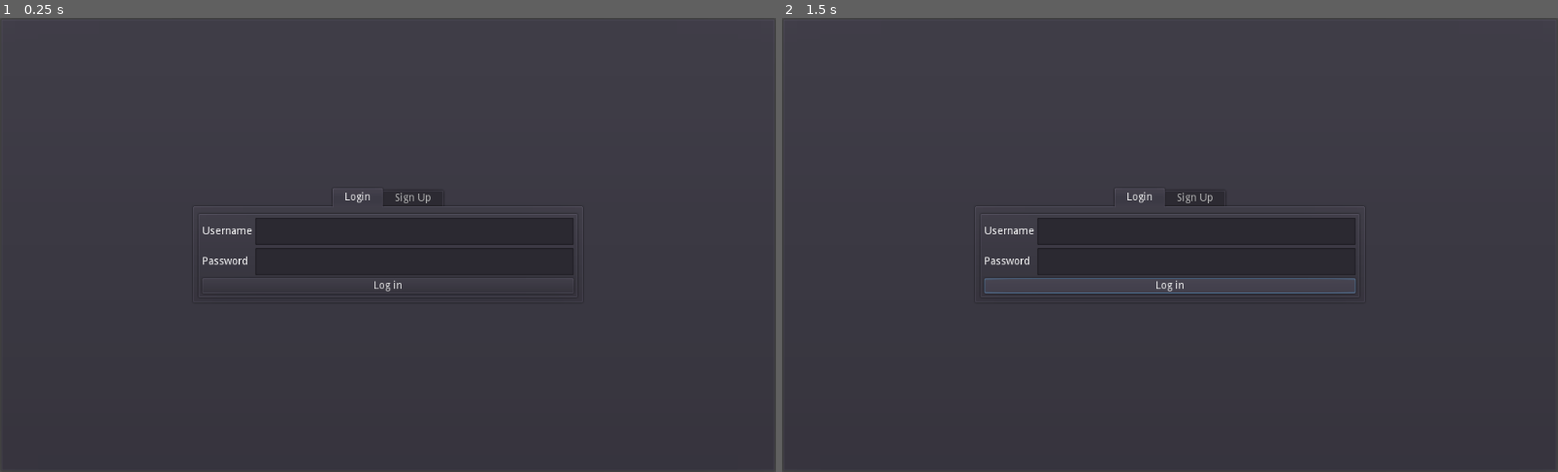
Above: before the commit, frames 1-2 (left to right).
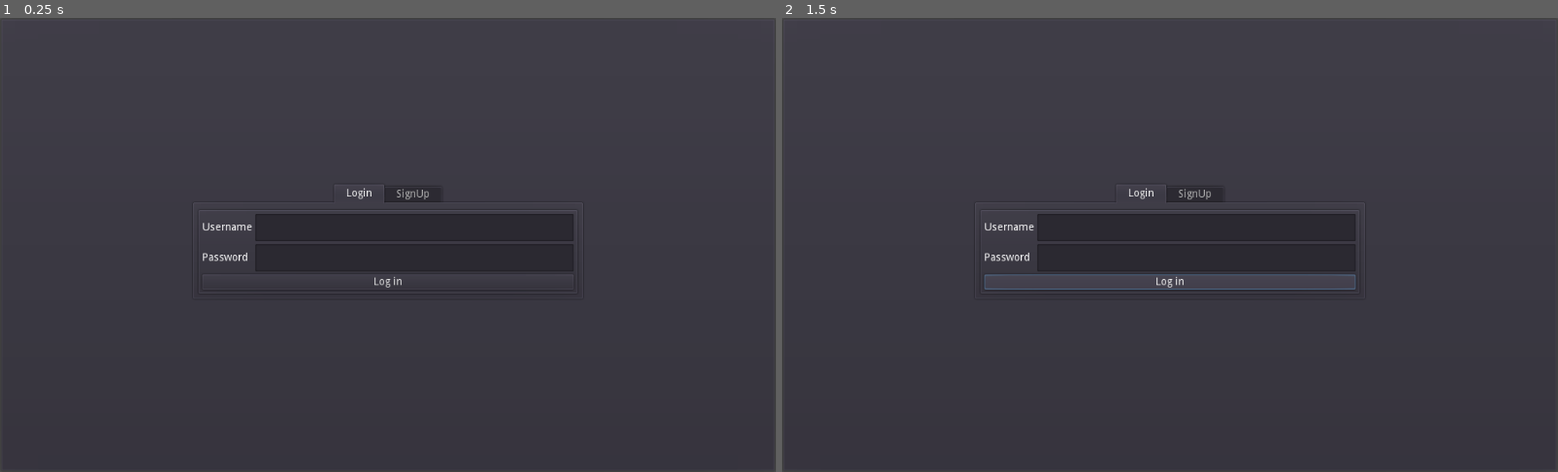
Above: after the commit, the same moments.

Repository: Ridote/godotExperiments3D
Game: Godot game, scene res://GUI/StartMenu/LogSign.tscn
The game is run twice, just before and just after one commit, with the same random seed, the same clock (stepped at 60 frames per second) and the same inputs.
Inputs:
- Up to frame 1 (0.25 s): no input
- Up to frame 2 (1.5 s): click "Log in" at 0.5 s; click "Log in" at 1.25 s

The runs differ from the first frame. In frame 1, 0.6% of the frame differs, in the area x 24-76%, y 37-61%; in frame 2, 1.3%.
Error in both runs: Invalid call. Nonexistent function 'get_peer' in base 'Nil'. (res://Autoloads/Networking/ClientRequest.gd:21)

Commit message:
Login and signup working

Diff:
--- a/RPG/Autoloads/Networking/ClientRequest.gd
+++ b/RPG/Autoloads/Networking/ClientRequest.gd
@@ -2,7 +2,7 @@
 
 const REQUEST_TYPE = {
 	login = "login",
-	signup = "signup"
+	signup = "register"
 }
 
 var ws = null
@@ -24,4 +24,4 @@
 	sendRequest(REQUEST_TYPE.login, {username=username, password=password})
 
 func signup(username, password):
-	sendRequest(REQUEST_TYPE.login, {username=username, password=password})
+	sendRequest(REQUEST_TYPE.signup, {username=username, password=password})
--- a/RPG/Autoloads/Networking/Network.gd
+++ b/RPG/Autoloads/Networking/Network.gd
@@ -11,6 +11,7 @@
 	# We really want to do this before all the manbo jumbo because we want to connect signals from other nodes
 	serverResponse = SERVER_RESPONSE_FACTORY.new()
 	clientRequest = CLIENT_REQUEST_FACTORY.new()
+	add_child(serverResponse)
 
 func _ready():
 	ws = WebSocketClient.new()
@@ -18,9 +19,8 @@
 	ws.connect("connection_established", self, "_connection_established")
 	ws.connect("connection_closed", self, "_connection_closed")
 	ws.connect("connection_error", self, "_connection_error")
-	#var url = "ws://pc.galax.be:1616"
-	var url = "ws://localhost:1616"
-	# var url = "ws://echo.websocket.org"
+	var url = "ws://pc.galax.be:1616"
+	# var url = "ws://localhost:1616"
 	Logger.info("Connecting to " + url, Groups.NETWORKING)
 	ws.connect_to_url(url)
 
--- a/RPG/Autoloads/Networking/ServerResponse.gd
+++ b/RPG/Autoloads/Networking/ServerResponse.gd
@@ -7,8 +7,8 @@
 	signup = "signup"
 }
 
-signal auth_success(success)
-signal signup_success(success)
+signal auth_success(success, msg)
+signal signup_success(success, msg)
 
 func processResponse(packet):
 	Logger.info("Packet received(" + packet.type + ")", Groups.NETWORKING)
@@ -22,10 +22,12 @@
 func auth(status, msg = ""):
 	if status:
 		Logger.info(msg, "Networking")
-		emit_signal("auth_success", true)
+		emit_signal("auth_success", true, msg)
+		# TODO load entry
+		get_tree().quit()
 	else:
 		Logger.error(msg, "Networking")
-		emit_signal("auth_success", false)
+		emit_signal("auth_success", false, msg)
 
 func signup(status, msg=""):
 	if status:
--- a/RPG/Autoloads/Players.gd
+++ b/RPG/Autoloads/Players.gd
@@ -1,6 +1,6 @@
 # warning-ignore-all:unused_class_variable
 extends Node
-
+# TODO REMOVE ME
 var STATS_FACTORY = preload("res://Scenes/Stats.tscn")
 
 var players = []
--- a/RPG/Character.gd
+++ b/RPG/Character.gd
@@ -1,5 +1,5 @@
 extends Spatial
-
+# TODO REMOVE ME
 const STATS_FACTORY = preload("res://Scenes/Stats.tscn")
 
 var ally : int = -1
--- a/RPG/GUI/StartMenu/LogSign.tscn
+++ b/RPG/GUI/StartMenu/LogSign.tscn
@@ -1,13 +1,39 @@
-[gd_scene load_steps=3 format=2]
+[gd_scene load_steps=4 format=2]
 
 [ext_resource path="res://GUI/StartMenu/Login.tscn" type="PackedScene" id=1]
 [ext_resource path="res://GUI/StartMenu/Signup.tscn" type="PackedScene" id=2]
+
+[sub_resource type="GDScript" id=1]
+script/source = "extends PanelContainer
+
+onready var login = $CenterContainer/VBoxContainer/TabContainer/Login/Login
+onready var signup = $CenterContainer/VBoxContainer/TabContainer/SignUp/Signup
+onready var messageContainer =  $CenterContainer/VBoxContainer/MessageContainer
+onready var message =  $CenterContainer/VBoxContainer/MessageContainer/Message
+
+func _ready():
+	if login.connect(\"error\", self, \"_on_error\"):
+		pass
+	if login.connect(\"success\", self, \"_on_success\"):
+		pass
+	if signup.connect(\"error\", self, \"_on_error\"):
+		pass
+	if signup.connect(\"success\", self, \"_on_success\"):
+		pass
+
+func _on_error(msg):
+	messageContainer.visible = true
+	message.text = msg
+
+func _on_success(_msg):
+	messageContainer.visible = false"
 
 [node name="LogSign" type="PanelContainer"]
 anchor_right = 1.0
 anchor_bottom = 1.0
 size_flags_horizontal = 3
 size_flags_vertical = 3
+script = SubResource( 1 )
 
 [node name="CenterContainer" type="CenterContainer" parent="."]
 margin_left = 7.0
@@ -17,16 +43,22 @@
 size_flags_horizontal = 3
 size_flags_vertical = 3
 
-[node name="TabContainer" type="TabContainer" parent="CenterContainer"]
+[node name="VBoxContainer" type="VBoxContainer" parent="CenterContainer"]
 margin_left = 249.0
-margin_top = 218.0
+margin_top = 213.0
 margin_right = 761.0
-margin_bottom = 368.0
+margin_bottom = 372.0
+size_flags_horizontal = 3
+size_flags_vertical = 3
+
+[node name="TabContainer" type="TabContainer" parent="CenterContainer/VBoxContainer"]
+margin_right = 512.0
+margin_bottom = 150.0
 rect_min_size = Vector2( 512, 150 )
 size_flags_horizontal = 3
 size_flags_vertical = 3
 
-[node name="Login" type="Tabs" parent="CenterContainer/TabContainer"]
+[node name="Login" type="Tabs" parent="CenterContainer/VBoxContainer/TabContainer"]
 anchor_right = 1.0
 anchor_bottom = 1.0
 margin_left = 4.0
@@ -36,9 +68,9 @@
 size_flags_horizontal = 3
 size_flags_vertical = 3
 
-[node name="Login" parent="CenterContainer/TabContainer/Login" instance=ExtResource( 1 )]
+[node name="Login" parent="CenterContainer/VBoxContainer/TabContainer/Login" instance=ExtResource( 1 )]
 
-[node name="Sign Up" type="Tabs" parent="CenterContainer/TabContainer"]
+[node name="SignUp" type="Tabs" parent="CenterContainer/VBoxContainer/TabContainer"]
 visible = false
 anchor_right = 1.0
 anchor_bottom = 1.0
@@ -47,4 +79,24 @@
 margin_right = -4.0
 margin_bottom = -4.0
 
-[node name="Signup" parent="CenterContainer/TabContainer/Sign Up" instance=ExtResource( 2 )]
+[node name="Signup" parent="CenterContainer/VBoxContainer/TabContainer/SignUp" instance=ExtResource( 2 )]
+
+[node name="ColorRect" type="ColorRect" parent="CenterContainer/VBoxContainer"]
+margin_top = 154.0
+margin_right = 512.0
+margin_bottom = 159.0
+rect_min_size = Vector2( 0, 5 )
+color = Color( 1, 1, 1, 0 )
+
+[node name="MessageContainer" type="PanelContainer" parent="CenterContainer/VBoxContainer"]
+visible = false
+margin_top = 163.0
+margin_right = 512.0
+margin_bottom = 191.0
+
+[node name="Message" type="Label" parent="CenterContainer/VBoxContainer/MessageContainer"]
+margin_left = 7.0
+margin_top = 7.0
+margin_right = 505.0
+margin_bottom = 21.0
+size_flags_horizontal = 3
--- a/RPG/GUI/StartMenu/Login.tscn
+++ b/RPG/GUI/StartMenu/Login.tscn
@@ -2,6 +2,9 @@
 
 [sub_resource type="GDScript" id=1]
 script/source = "extends PanelContainer
+
+signal error(msg)
+signal success(msg)
 
 onready var sendButton = $VBoxContainer/Send
 onready var username = $VBoxContainer/HBoxContainer/VBoxContainer2/usernameEdit
@@ -13,9 +16,11 @@
 func sendLogin():
 	Network.clientRequest.login(username.text, password.text)
 
-func on_authentication(success):
-	print(success)
-	"
+func on_authentication(success, state):
+	if(!success):
+		emit_signal(\"error\", state)
+	else:
+		emit_signal(\"success\", state)"
 
 [node name="Login" type="PanelContainer"]
 anchor_right = 1.0
--- a/RPG/GUI/StartMenu/Signup.tscn
+++ b/RPG/GUI/StartMenu/Signup.tscn
@@ -2,6 +2,9 @@
 
 [sub_resource type="GDScript" id=1]
 script/source = "extends PanelContainer
+
+signal error(msg)
+signal success(msg)
 
 onready var registerButton = $VBoxContainer/Register
 onready var username = $VBoxContainer/HBoxContainer/VBoxContainer2/usernameEdit
@@ -14,8 +17,11 @@
 func sendRegister():
 	Network.clientRequest.signup(username.text, password.text)
 
-func on_signup(success):
-	print(success)"
+func on_signup(success, state):
+	if(!success):
+		emit_signal(\"error\", state)
+	else:
+		emit_signal(\"success\", state)"
 
 [node name="Signup" type="PanelContainer"]
 anchor_right = 1.0
